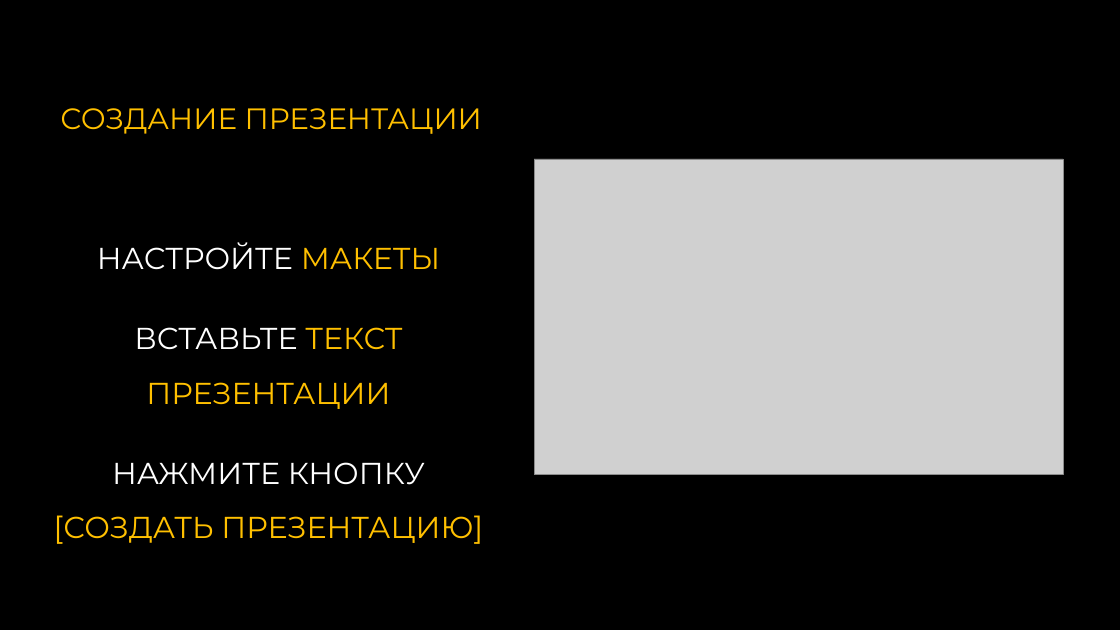
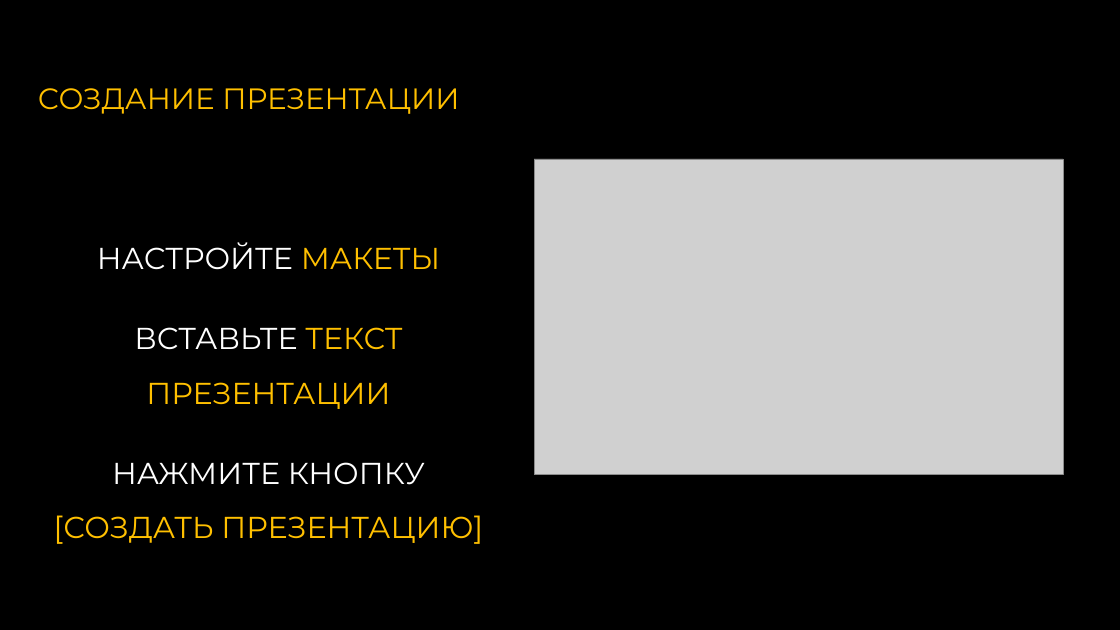
Before and after one commit to sirilgiz/alekseev, a slide deck: slide 19 of PowerPoint/Создание презентации по тексту/МАКРОС СОЗДАНИЕ ПРЕЗЕНТАЦИЙ ПО ТЕКСТУ v.2.pptm (slide 14 before the commit). Drawn at 1120x630 pixels with LibreOffice and Linux fonts; fonts in the diff are those of the drawing; grey boxes stand for pictures. Boxes give left, top, right and bottom in pixels: in the first picture for what was removed or moved away, otherwise in the second. Text is boxed around its words. In the diff, an @@ line names an element or a change of style, - is before the commit and + after.

```diff
--- a/PowerPoint/Создание презентации по тексту/МАКРОС СОЗДАНИЕ ПРЕЗЕНТАЦИЙ ПО ТЕКСТУ v.2.pptm
+++ b/PowerPoint/Создание презентации по тексту/МАКРОС СОЗДАНИЕ ПРЕЗЕНТАЦИЙ ПО ТЕКСТУ v.2.pptm
@@ title "СОЗДАНИЕ ПРЕЗЕНТАЦИИ": place and size @@
-title "СОЗДАНИЕ ПРЕЗЕНТАЦИИ" at (60,108,482,134)
+title "СОЗДАНИЕ ПРЕЗЕНТАЦИИ" at (38,88,459,114)
```
Also in this commit, not shown: 10 other slides changed, 5 slides added, 1 other file.
